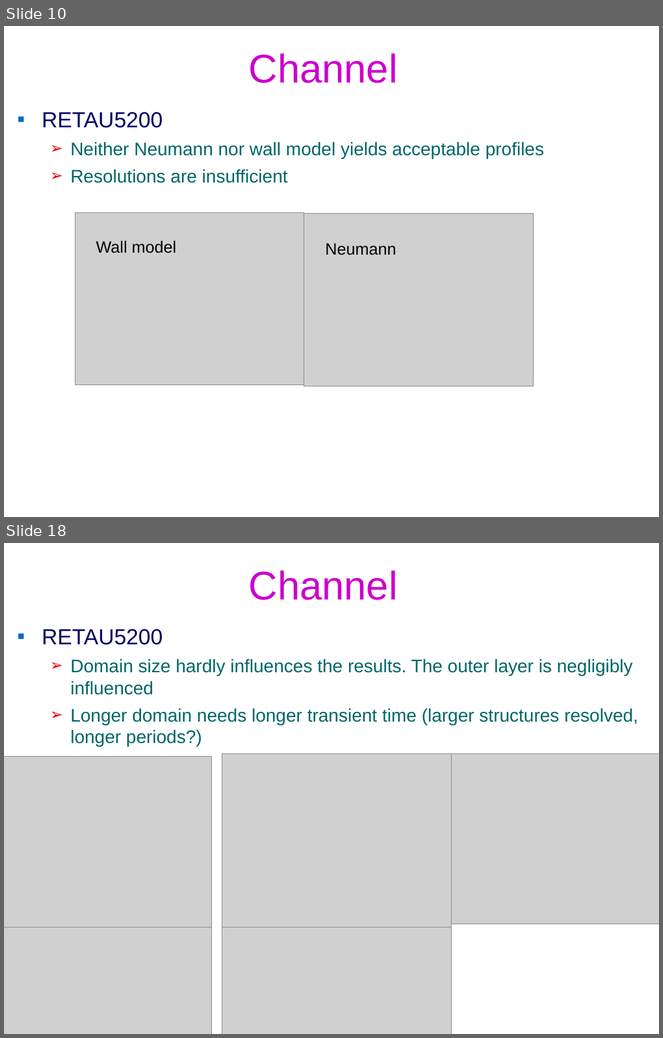
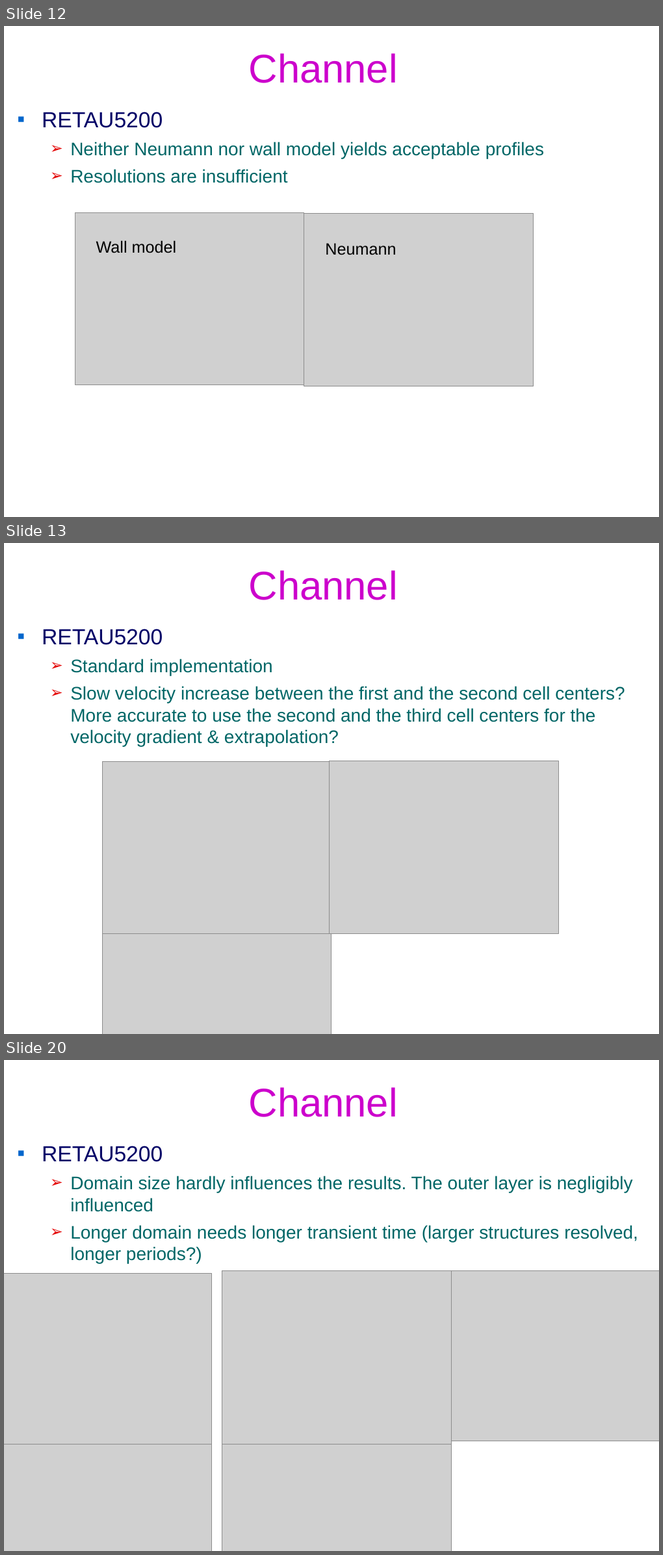
Before and after one commit to federicoVerolini/CaLES, a slide deck: docs/vv.pptx. Shown one above the other, each under a label of ours: slides 10 and 18 before the commit, slides 12, 13 and 20 after it; the slides between them are not shown. The pictures are 663x1038 and 663x1555 pixels, drawn with LibreOffice and Linux fonts; fonts in the diff are those of the drawing; grey boxes stand for pictures; background and template pictures are left out. Boxes give left, top, right and bottom in pixels: in the first picture for what was removed or moved away, otherwise in the second. Text is boxed around its words. In the diff, an @@ line names an element or a change of style, - is before the commit and + after.

```diff
--- a/docs/vv.pptx
+++ b/docs/vv.pptx
@@ slide 13 added at box(4, 543, 659, 1034), background #FFFFFF @@
@@ title added at box(249, 570, 398, 600), 44 pt, text #CC00CC @@
+Channel
@@ text added at box(42, 629, 625, 746), 20 pt, text #006666 @@
+▪ RETAU5200
+  ➢ Standard implementation
+  ➢ Slow velocity increase between the first and the second cell centers? More accurate to use the second and the third cell centers for the velocity gradient & extrapolation?
@@ picture added at box(102, 761, 332, 934) @@
@@ picture added at box(329, 761, 558, 934) @@
@@ picture added at box(102, 934, 332, 1034) @@
@@ what was slide 10 is now slide 12 @@
@@ what was slide 18 is now slide 20 @@
```
Also in this commit, not shown: 9 slides changed, 4 other slides added, 4 slides removed, 4 other files.
